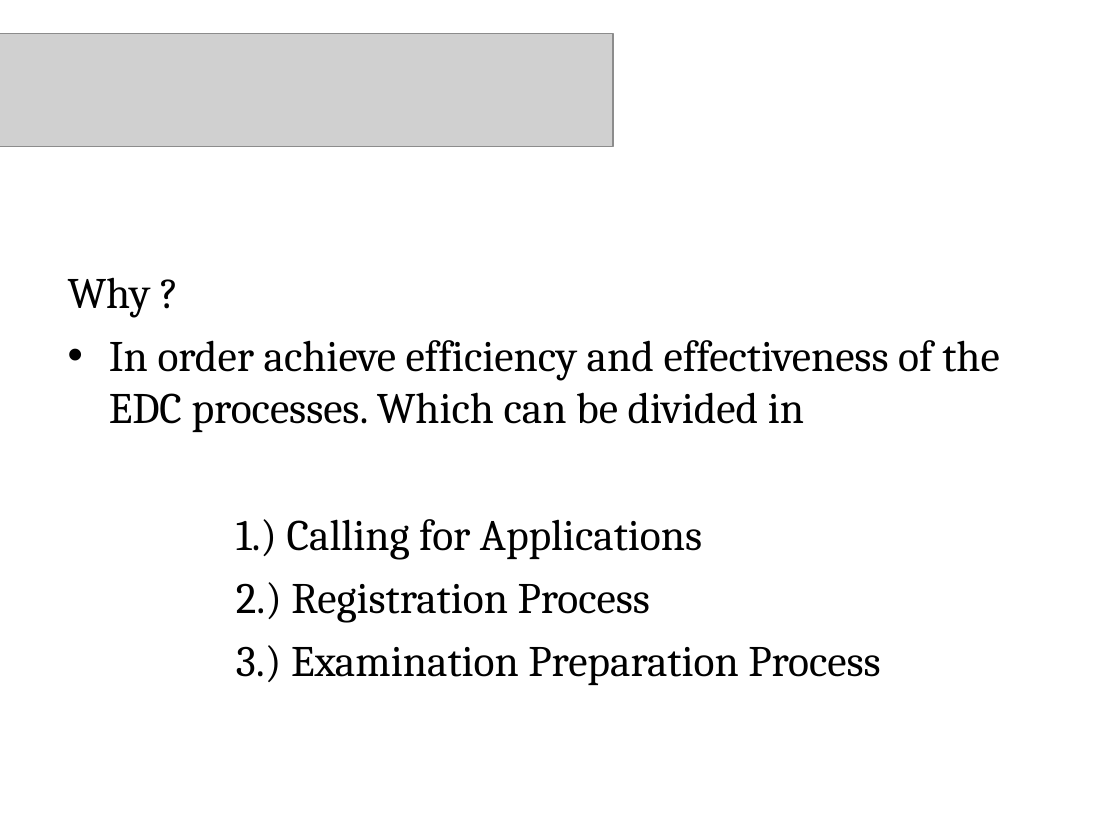
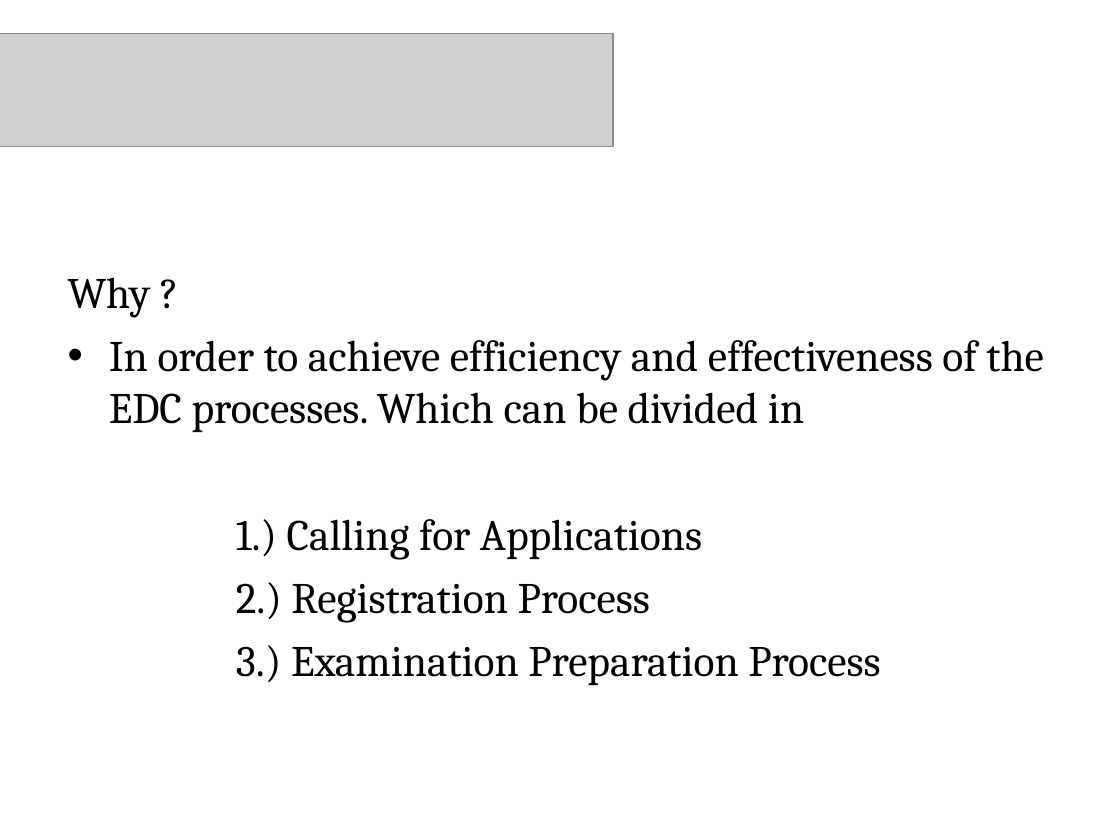
Before and after one commit to charitha09/BIT-Information-Management-System, a slide deck: slide 4 of Documents/Group14.ppt. Drawn at 1120x840 pixels with LibreOffice and Linux fonts; fonts in the diff are those of the drawing; grey boxes stand for pictures; background and template pictures are left out. Boxes give left, top, right and bottom in pixels: in the first picture for what was removed or moved away, otherwise in the second. Text is boxed around its words. In the diff, an @@ line names an element or a change of style, - is before the commit and + after.

```diff
--- a/Documents/Group14.ppt
+++ b/Documents/Group14.ppt
@@ text at [109,340,1043,432]: text changed @@
-• In order achieve efficiency and effectiveness of the EDC processes. Which can be divided in
+• In order to achieve efficiency and effectiveness of the EDC processes. Which can be divided in
```
Also in this commit, not shown: 9 other slides changed, 4 slides added, 6 slides removed.
